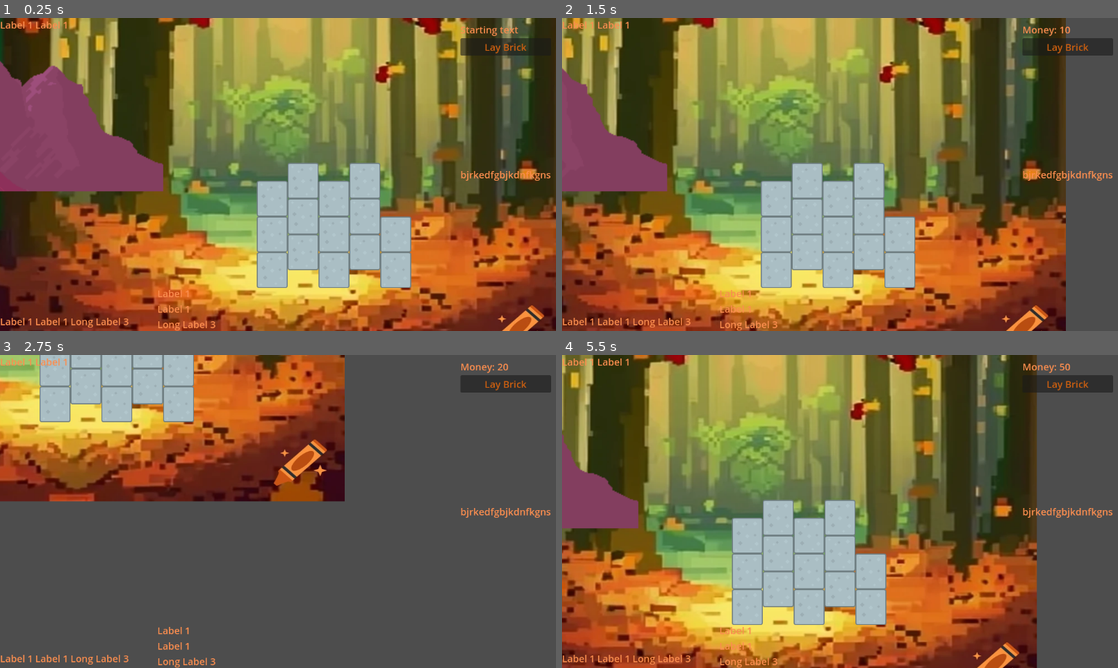
Above: before the commit, frames 1-4 (two rows, left to right).
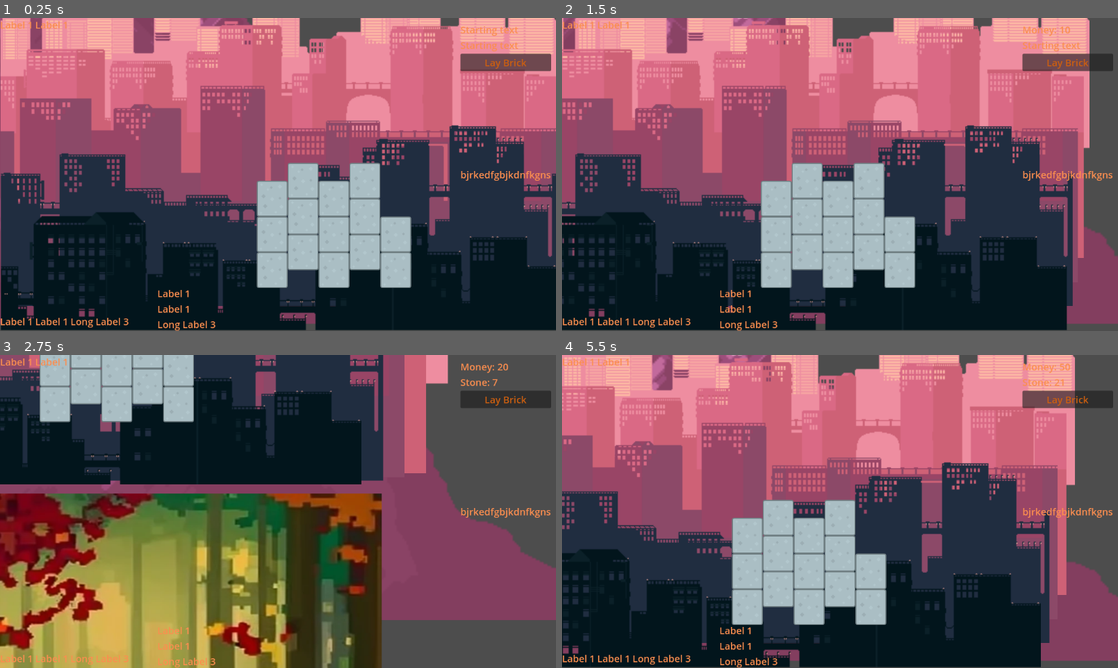
Above: after the commit, the same moments.

Repository: super-Colin/tower-builder
Game: Godot game, scene res://game.tscn
Two runs of this game, one before a commit and one after it. Both use one fixed random seed, a clock stepped at 60 frames per second and the inputs below.
Inputs (mouse positions are in pixels of both pictures, inside the frame that each line leads up to):
- Up to frame 1 (0.25 s): no input
- Up to frame 2 (1.5 s): click "Lay Brick" at 0.5 s; tap Enter at 1.25 s; move the mouse to (962, 158) at 1.27 s; hold Right (ui_right) from 1.28 s (still down); click (962, 158) at 1.42 s
- Up to frame 3 (2.75 s): move the mouse to (166, 527) at 2.02 s; release Right (ui_right) at 2.03 s; hold Down (ui_down) from 2.03 s (still down); click (166, 527) at 2.17 s
- Up to frame 4 (5.5 s): move the mouse to (895, 442) at 2.77 s; release Down (ui_down) at 2.78 s; hold Right (ui_right) 2.78-3.53 s; click (895, 442) at 2.92 s; move the mouse to (812, 574) at 3.52 s; hold Up (ui_up) 3.53-4.28 s; click (812, 574) at 3.67 s; move the mouse to (1006, 558) at 4.27 s; hold Left (ui_left) from 4.28 s (still down); click (1006, 558) at 4.42 s; move the mouse to (673, 464) at 5.02 s; click (673, 464) at 5.17 s

The runs differ from the first frame. In frame 1, 86% of the frame differs, in the area x 0-100%, y 0-100%; in frame 2, 85%; in frame 3, 78%; in frame 4, 84%.

Commit message:
added basic mine

Diff:
--- a/Configs.gd
+++ b/Configs.gd
@@ -4,6 +4,7 @@
 # Tower
 var widthInBricksPerLayer = 5
 # Money
-var moneyGenerationTime = 1.0
-var moneyGenerationAmount = 10
-var brickCost = 100
+var moneyGenerationTime = 1.0 # seconds free money generation
+var moneyGenerationAmount = 10 # amount generated for free per money generation tick
+var brickCost_money = 1 # Cost to add a brick to the tower
+var brickCost_stone = 1 # Cost to add a brick to the tower
--- a/Events.gd
+++ b/Events.gd
@@ -5,14 +5,17 @@
 signal moneyUpdated
 signal addMoney(amount: int)
 signal removeMoney(amount: int)
-
+signal stoneUpdated
+signal addStone(amount: int)
+signal removeStone(amount: int)
 
 
 func _ready():
 	# Emit the update signal after an add or remove signal
 	addMoney.connect(_addMoney)
 	removeMoney.connect(_removeMoney)
-
+	addStone.connect(_addStone)
+	removeStone.connect(_removeStone)
 
 
 func _addMoney(amount):
@@ -22,3 +25,13 @@
 func _removeMoney(amount):
 	Globals.money = Globals.money - amount
 	moneyUpdated.emit()
+
+
+
+func _addStone(amount):
+	Globals.stone = Globals.stone + amount
+	stoneUpdated.emit()
+
+func _removeStone(amount):
+	Globals.stone = Globals.stone - amount
+	stoneUpdated.emit()
--- a/Globals.gd
+++ b/Globals.gd
@@ -1,4 +1,10 @@
 extends Node
 
+
+
+
+# Any changes to Global variables should happen through the Events bus
+
 var money = 0
+var stone = 0
 var totalHeight = 0
--- a/background.tscn
+++ b/background.tscn
@@ -1,13 +1,6 @@
-[gd_scene load_steps=9 format=3 uid="uid://83mj3x6kuvst"]
+[gd_scene load_steps=2 format=3 uid="uid://83mj3x6kuvst"]
 
 [ext_resource type="Texture2D" uid="uid://4vysampitn2u" path="res://craiyon_200115_An_autumnal_magical_enchanted_forest__pixel_art__512_bits.png" id="1_sru5l"]
-[ext_resource type="Texture2D" uid="uid://bmf3vie1m2du0" path="res://city 2/2.png" id="2_q1bxy"]
-[ext_resource type="Texture2D" uid="uid://pmg3p4p7ht34" path="res://city 2/3.png" id="3_jrdcr"]
-[ext_resource type="Texture2D" uid="uid://c5jnple1n3rbt" path="res://city 2/4.png" id="4_bomxs"]
-[ext_resource type="Texture2D" uid="uid://80pxljuhevdp" path="res://city 2/5.png" id="5_yq1wy"]
-[ext_resource type="Texture2D" uid="uid://bxgry1hr8a7qe" path="res://city 2/6.png" id="6_ou0ob"]
-[ext_resource type="Texture2D" uid="uid://cjmik7yyy2244" path="res://4.png" id="7_qgdnh"]
-[ext_resource type="Texture2D" uid="uid://xv12l64k0540" path="res://5.png" id="8_eg262"]
 
 [node name="Background" type="Node2D"]
 position = Vector2(0, -494)
@@ -17,64 +10,3 @@
 scale = Vector2(1.14844, 1)
 texture = ExtResource("1_sru5l")
 centered = false
-
-[node name="ParallaxBackground" type="ParallaxBackground" parent="."]
-
-[node name="ParallaxLayer" type="ParallaxLayer" parent="ParallaxBackground"]
-position = Vector2(-9, -261)
-motion_scale = Vector2(0.7, 0.7)
-
-[node name="2" type="Sprite2D" parent="ParallaxBackground/ParallaxLayer"]
-position = Vector2(-2, -509)
-scale = Vector2(1.99691, 1.99691)
-texture = ExtResource("2_q1bxy")
-centered = false
-
-[node name="ParallaxLayer2" type="ParallaxLayer" parent="ParallaxBackground"]
-position = Vector2(-9, -261)
-motion_scale = Vector2(1.5, 1.5)
-
-[node name="3" type="Sprite2D" parent="ParallaxBackground/ParallaxLayer2"]
-position = Vector2(-10, -735)
-scale = Vector2(2.02623, 2.02623)
-texture = ExtResource("3_jrdcr")
-centered = false
-
-[node name="ParallaxLayer3" type="ParallaxLayer" parent="ParallaxBackground"]
-position = Vector2(-9, -261)
-motion_scale = Vector2(0.9, 0.9)
-
-[node name="4" type="Sprite2D" parent="ParallaxBackground/ParallaxLayer3"]
-position = Vector2(-14, -704)
-scale = Vector2(2.07407, 2.07407)
-texture = ExtResource("4_bomxs")
-centered = false
-
-[node name="ParallaxLayer4" type="ParallaxLayer" parent="ParallaxBackground"]
-position = Vector2(-9, -261)
-
-[node name="5" type="Sprite2D" parent="ParallaxBackground/ParallaxLayer4"]
-position = Vector2(-3, -688)
-scale = Vector2(2.07407, 2.07407)
-texture = ExtResource("5_yq1wy")
-centered = false
-
-[node name="ParallaxLayer5" type="ParallaxLayer" parent="ParallaxBackground"]
-position = Vector2(-9, -261)
-motion_scale = Vector2(0.8, 0.8)
-
-[node name="6" type="Sprite2D" parent="ParallaxBackground/ParallaxLayer5"]
-position = Vector2(-1, -658)
-scale = Vector2(2.03395, 2.03395)
-texture = ExtResource("6_ou0ob")
-centered = false
-
-[node name="4" type="Sprite2D" parent="."]
-position = Vector2(-309, 492)
-scale = Vector2(2.24074, 2.24074)
-texture = ExtResource("7_qgdnh")
-
-[node name="5" type="Sprite2D" parent="."]
-position = Vector2(-309, 492)
-scale = Vector2(2.241, 2.241)
-texture = ExtResource("8_eg262")
--- /dev/null
+++ b/city_parallax.tscn
@@ -0,0 +1,55 @@
+[gd_scene load_steps=6 format=3 uid="uid://daqqra7nuv87n"]
+
+[ext_resource type="Texture2D" uid="uid://bmf3vie1m2du0" path="res://city 2/2.png" id="1_dmw7c"]
+[ext_resource type="Texture2D" uid="uid://pmg3p4p7ht34" path="res://city 2/3.png" id="2_8buaw"]
+[ext_resource type="Texture2D" uid="uid://c5jnple1n3rbt" path="res://city 2/4.png" id="3_xey1b"]
+[ext_resource type="Texture2D" uid="uid://80pxljuhevdp" path="res://city 2/5.png" id="4_lgp00"]
+[ext_resource type="Texture2D" uid="uid://bxgry1hr8a7qe" path="res://city 2/6.png" id="5_segj4"]
+
+[node name="CityParallax" type="Node2D"]
+
+[node name="ParallaxBackground" type="ParallaxBackground" parent="."]
+
+[node name="ParallaxLayer" type="ParallaxLayer" parent="ParallaxBackground"]
+motion_scale = Vector2(0.5, 0.5)
+
+[node name="2" type="Sprite2D" parent="ParallaxBackground/ParallaxLayer"]
+position = Vector2(0, -200)
+scale = Vector2(2, 2)
+texture = ExtResource("1_dmw7c")
+centered = false
+
+[node name="ParallaxLayer2" type="ParallaxLayer" parent="ParallaxBackground"]
+motion_scale = Vector2(0.6, 0.6)
+
+[node name="3" type="Sprite2D" parent="ParallaxBackground/ParallaxLayer2"]
+position = Vector2(0, -150)
+scale = Vector2(2, 2)
+texture = ExtResource("2_8buaw")
+centered = false
+
+[node name="ParallaxLayer3" type="ParallaxLayer" parent="ParallaxBackground"]
+motion_scale = Vector2(0.7, 0.7)
+
+[node name="4" type="Sprite2D" parent="ParallaxBackground/ParallaxLayer3"]
+position = Vector2(0, -100)
+scale = Vector2(2, 2)
+texture = ExtResource("3_xey1b")
+centered = false
+
+[node name="ParallaxLayer4" type="ParallaxLayer" parent="ParallaxBackground"]
+motion_scale = Vector2(0.8, 0.8)
+
+[node name="5" type="Sprite2D" parent="ParallaxBackground/ParallaxLayer4"]
+position = Vector2(0, -50)
+scale = Vector2(2, 2)
+texture = ExtResource("4_lgp00")
+centered = false
+
+[node name="ParallaxLayer5" type="ParallaxLayer" parent="ParallaxBackground"]
+motion_scale = Vector2(0.9, 0.9)
+
+[node name="6" type="Sprite2D" parent="ParallaxBackground/ParallaxLayer5"]
+scale = Vector2(2, 2)
+texture = ExtResource("5_segj4")
+centered = false
--- a/game.gd
+++ b/game.gd
@@ -1,6 +1,7 @@
 extends Node2D
 
-var brickCost = Configs.brickCost
+var brickCost_money = Configs.brickCost_money
+var brickCost_stone = Configs.brickCost_stone
 var moneyGenerationTime = Configs.moneyGenerationTime
 var moneyGenerationTimer = moneyGenerationTime
 var moneyGenerationAmount = Configs.moneyGenerationAmount
@@ -12,6 +13,7 @@
 
 
 func _process(delta):
+	generateMoney(delta)
 	# camera
 	var direction = Input.get_axis("ui_left", "ui_right")
 	if direction:
@@ -23,20 +25,22 @@
 		$Camera2D.position.y += direction * 10
 	else:
 		$Camera2D.position.y += direction * -10
-	moneyGenerationTimer -= delta
-	if moneyGenerationTimer < 0:
-		generateMoney()
-		moneyGenerationTimer = moneyGenerationTime
 
 
 
-func generateMoney():
-	Events.addMoney.emit(moneyGenerationAmount)
+
+
+func generateMoney(delta):
+	moneyGenerationTimer -= delta
+	if moneyGenerationTimer <= 0:
+		moneyGenerationTimer = moneyGenerationTime
+		Events.addMoney.emit(moneyGenerationAmount)
 
 
 func _askToAddBrick():
-	if not Globals.money >= brickCost:
+	if Globals.money >= brickCost_money and Globals.stone >= brickCost_stone:
+		Events.removeMoney.emit(brickCost_money)
+		Events.removeStone.emit(brickCost_stone)
+		Events.addBrick.emit()
+	else :
 		return
-	else :
-		Events.removeMoney.emit(brickCost)
-		Events.addBrick.emit()
--- a/game.tscn
+++ b/game.tscn
@@ -1,17 +1,17 @@
-[gd_scene load_steps=5 format=3 uid="uid://20fbt6w76obb"]
+[gd_scene load_steps=7 format=3 uid="uid://20fbt6w76obb"]
 
 [ext_resource type="Script" path="res://game.gd" id="1_7q1og"]
 [ext_resource type="PackedScene" uid="uid://bhonn8guq5ccv" path="res://ui.tscn" id="1_ox67m"]
 [ext_resource type="PackedScene" uid="uid://83mj3x6kuvst" path="res://background.tscn" id="3_spluf"]
 [ext_resource type="PackedScene" uid="uid://gaa5fvj2mgok" path="res://tower.tscn" id="4_pryjq"]
+[ext_resource type="PackedScene" uid="uid://daqqra7nuv87n" path="res://city_parallax.tscn" id="5_181hc"]
+[ext_resource type="PackedScene" uid="uid://db3ble3gdetj5" path="res://mine.tscn" id="5_umo26"]
 
 [node name="Game" type="Node2D"]
 script = ExtResource("1_7q1og")
 
 [node name="Camera2D" type="Camera2D" parent="."]
 position = Vector2(574, 326)
-
-[node name="Background" parent="." instance=ExtResource("3_spluf")]
 
 [node name="Tower" parent="." instance=ExtResource("4_pryjq")]
 position = Vector2(562, 524)
@@ -24,3 +24,18 @@
 size_flags_horizontal = 3
 size_flags_vertical = 3
 mouse_filter = 1
+
+[node name="ParallaxBackground" type="ParallaxBackground" parent="."]
+layer = -128
+
+[node name="ParallaxLayer" type="ParallaxLayer" parent="ParallaxBackground"]
+motion_scale = Vector2(0.2, 0.2)
+
+[node name="Mine" parent="ParallaxBackground/ParallaxLayer" instance=ExtResource("5_umo26")]
+position = Vector2(-1040, -663)
+scale = Vector2(2, 2)
+
+[node name="CityParallax" parent="." instance=ExtResource("5_181hc")]
+
+[node name="Background" parent="." instance=ExtResource("3_spluf")]
+position = Vector2(77, 514)
--- /dev/null
+++ b/mine.gd
@@ -0,0 +1,30 @@
+extends Area2D
+
+var mouseUp = false
+
+
+
+
+
+
+# Called when the node enters the scene tree for the first time.
+func _ready():
+	pass # Replace with function body.
+
+
+# Called every frame. 'delta' is the elapsed time since the previous frame.
+func _process(delta):
+	pass
+
+
+
+
+
+
+func _input_event(viewport, event, intt):
+	if event is InputEventMouseButton and event.pressed:
+		#InputEventMouseButton
+		if mouseUp:
+			Events.addStone.emit(7)
+		mouseUp = !mouseUp
+		print("button pressed ", event)
--- a/mine.tscn
+++ b/mine.tscn
@@ -1,23 +1,26 @@
-[gd_scene load_steps=3 format=3 uid="uid://db3ble3gdetj5"]
+[gd_scene load_steps=4 format=3 uid="uid://db3ble3gdetj5"]
 
+[ext_resource type="Script" path="res://mine.gd" id="1_85pom"]
 [ext_resource type="Texture2D" uid="uid://cjmik7yyy2244" path="res://4.png" id="1_s3ohl"]
 [ext_resource type="Texture2D" uid="uid://xv12l64k0540" path="res://5.png" id="2_uwm80"]
 
 [node name="Mine" type="Area2D"]
+script = ExtResource("1_85pom")
 
-[node name="4" type="Sprite2D" parent="."]
+[node name="Mountain1Collision" type="CollisionPolygon2D" parent="."]
+polygon = PackedVector2Array(596, 204, 1195, 644, -21, 643)
+
+[node name="Mountain2Collision" type="CollisionPolygon2D" parent="."]
+visible = false
+polygon = PackedVector2Array(540, 359, 894, 639, 93, 649)
+
+[node name="Mountain1Sprite" type="Sprite2D" parent="."]
 scale = Vector2(2, 2)
 texture = ExtResource("1_s3ohl")
 centered = false
 
-[node name="5" type="Sprite2D" parent="."]
+[node name="Mountain2Sprite" type="Sprite2D" parent="."]
+visible = false
 scale = Vector2(2, 2)
 texture = ExtResource("2_uwm80")
 centered = false
-
-[node name="CollisionPolygon2D" type="CollisionPolygon2D" parent="."]
-visible = false
-polygon = PackedVector2Array(596, 204, 1195, 644, -21, 643)
-
-[node name="CollisionPolygon2D2" type="CollisionPolygon2D" parent="."]
-polygon = PackedVector2Array(540, 359, 894, 639, 93, 649)
--- a/ui.gd
+++ b/ui.gd
@@ -4,6 +4,7 @@
 # Called when the node enters the scene tree for the first time.
 func _ready():
 	Events.moneyUpdated.connect(_updateMoneyDisplay)
+	Events.stoneUpdated.connect(_updateStoneDisplay)
 	$MarginContainer/HFlowContainer/AddBrick.button_up.connect(askToAddBrick)
 	#print("ui ready")
 
@@ -20,3 +21,8 @@
 func _updateMoneyDisplay():
 	#print("updating money from ui")
 	$MarginContainer/HFlowContainer/Money.text = "Money: %d" % Globals.money
+
+
+func _updateStoneDisplay():
+	#print("updating money from ui")
+	$MarginContainer/HFlowContainer/Stone.text = "Stone: %d" % Globals.stone
--- a/ui.tscn
+++ b/ui.tscn
@@ -29,6 +29,10 @@
 layout_mode = 2
 
 [node name="Money" type="Label" parent="MarginContainer/HFlowContainer"]
+layout_mode = 2
+text = "Starting text"
+
+[node name="Stone" type="Label" parent="MarginContainer/HFlowContainer"]
 layout_mode = 2
 text = "Starting text"
 
